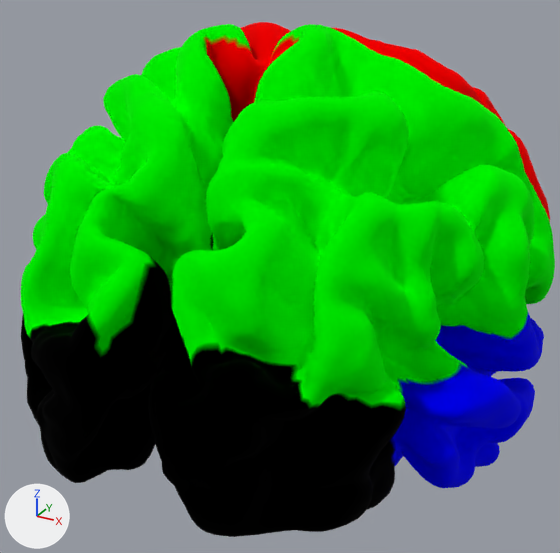
Renders of the glTF model public/models/brain.glb from each side of a commit.
One viewpoint serves both versions: a camera (50 mm lens) standing at (1.079, -2.15, 0.947) and looking at (-0.061, -0.078, -0.089). Every picture has the same lights, and +X, +Y and +Z are marked at lower left. The picture after the commit comes second.

Objects in the first picture: 'cortex'.
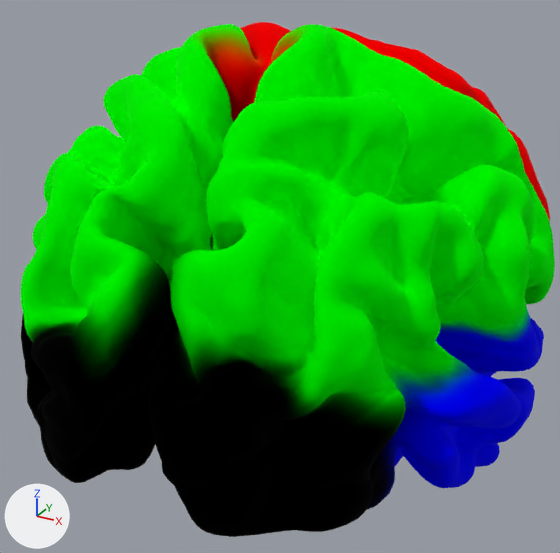
The change, as a list of edits to the scene's bpy script:
```text
Change me_cortex:
    where me_cortex.from_pydata(...)  # 81924 vertices, 163840 faces; spans x -0.8..0.8, y -1.0..1.0, z -0.73..0.73
    used by ob_cortex; location = (0.0, 0.0, 0.0)
    me_cortex part 1: 13338 faces centred in x -0.76..0.77, y -0.95..0.17, z -0.16..0.73 are repainted in the vertex colours; the middle colour goes from green #00ff00 to green #00db00
    me_cortex part 2: 19343 faces centred in x -0.76..0.78, y -0.95..0.77, z -0.68..0.69 are repainted in the vertex colours; the middle colour stays black #000000
    me_cortex part 3: 1745 faces centred in x -0.72..0.73, y -0.31..0.21, z -0.14..0.7 are repainted in the vertex colours; the middle colour goes from red #ff0000 to orange #e57800
```

Where the change shows, as pixel boxes (x1, y1, x2, y2) in the pictures (560 x 553 px):
part 1 of me_cortex, recoloured: (24, 24, 531, 437) in both
part 2 of me_cortex, recoloured: (23, 48, 532, 508) in both
part 3 of me_cortex, recoloured (red to orange): (205, 36, 297, 69) in both
